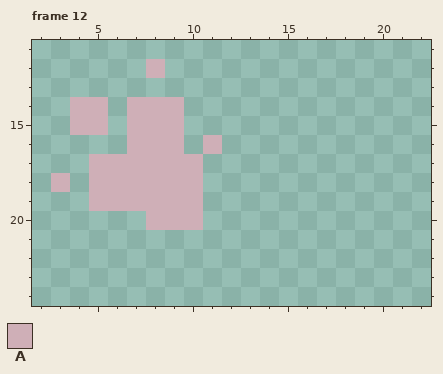
Pixel-art file, stored at examples/microvoid/assets/gamer.aseprite. Above is the file before it was changed.
32x32 pixels, 12 frames. Shown: frame 12: x 2..22, y 11..24. The commit also changed other frames, which this record leaves out.
Palette (. is transparent): A #cfafb7
Pixels before, frame 12, first column x 3:
12 .....A...
13 .........
14 .AA.AAA..
15 .AA.AAA..
16 ....AAA.A
17 ..AAAAAA.
18 A.AAAAAA.
19 ..AAAAAA.
20 .....AAA.
Once edited:
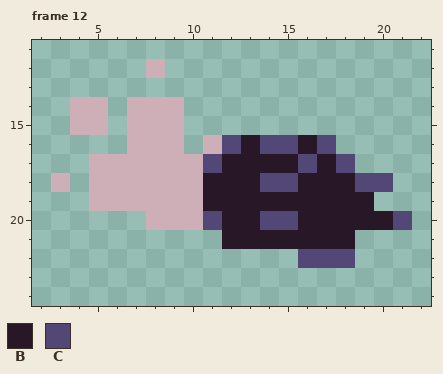
Colours new in this view: B #271727  C #534777
Difference:
layer "gamer" now shown
Frame 12, layer "gamer":
Colour B now appears in row 16 at x 13 and 16; in row 17 at x 12 to 15 and 17; in row 18 at x 11 to 13 and 16 to 18; in row 19 at x 11 to 19; in row 20 at x 12 to 13 and 16 to 20; in row 21 at x 12 to 18.
Colour C now appears in row 16 at x 12, 14 to 15 and 17; in row 17 at x 11, 16 and 18; in row 18 at x 14 to 15 and 19 to 20; in row 20 at x 11, 14 to 15 and 21; in row 22 at x 16 to 18.
